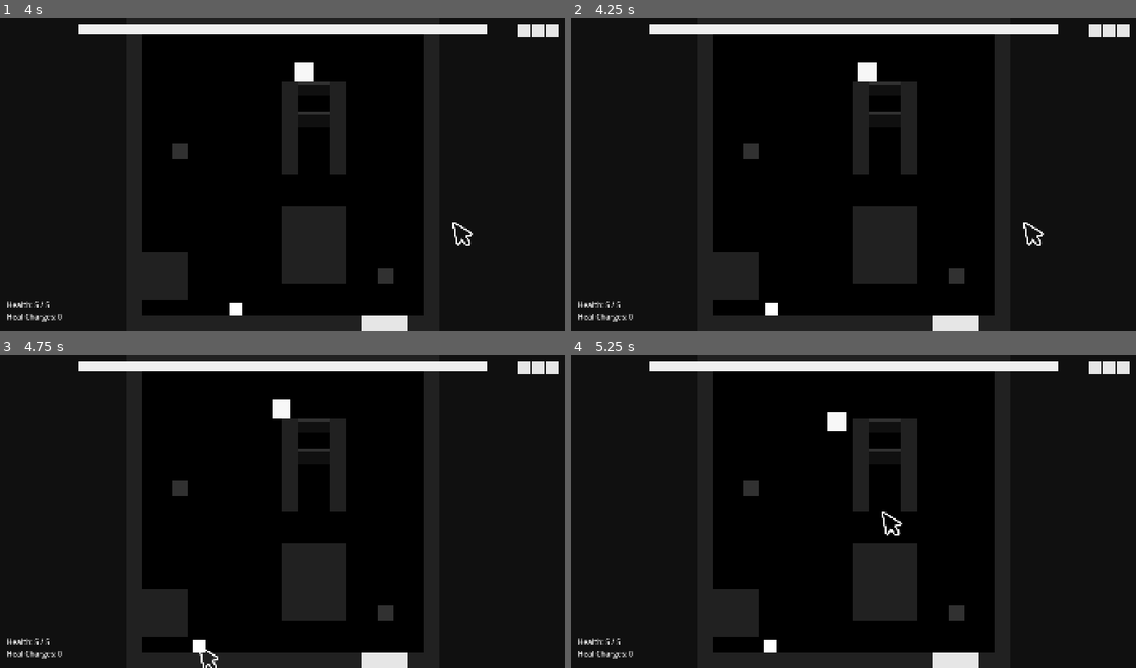
Above: before the commit, frames 1-4 (two rows, left to right).
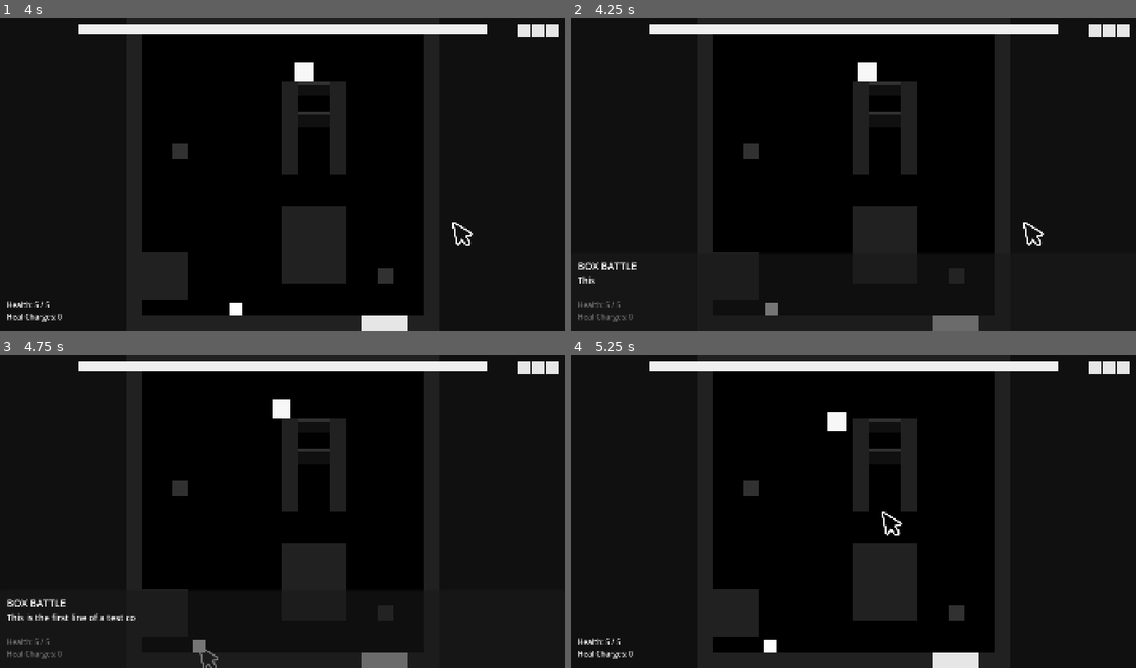
Above: after the commit, the same moments.

Repository: stevencasteel/Box-Battle
Game: Godot game, scene res://src/scenes/main/main.tscn
Two runs of this game, one before a commit and one after it. Both use one fixed random seed, a clock stepped at 60 frames per second and the inputs below. The engine's default icon, where the game draws it, is replaced by a stand-in: a white triangle on a blue panel in a dark square.
Inputs (mouse positions are in pixels of both pictures, inside the frame that each line leads up to):
- Up to frame 1 (4 s): tap Enter (ui_accept) at 0.5, 1.25 s; drag from (282, 130) to (339, 105) at 0.52 s; drag from (169, 190) to (254, 237) at 1.27 s; move the mouse to (339, 105) at 2.02 s; hold Right (ui_right) 2.03-2.75 s; hold Enter (ui_accept) 2.03-2.75 s; tap Alt at 2.1 s; drag from (254, 237) to (299, 309) at 2.77 s; move the mouse to (452, 221) at 3.52 s; hold Left (ui_left) from 3.53 s (still down); hold Enter (ui_accept) from 3.53 s (still down)
- Up to frame 2 (4.25 s): keep holding Left (ui_left); keep holding Enter (ui_accept); tap I (debug_dialogue, bound only after the commit) at 4.15 s
- Up to frame 3 (4.75 s): release Left (ui_left) at 4.25 s; release Enter (ui_accept) at 4.25 s; drag from (113, 464) to (197, 646) at 4.27 s
- Up to frame 4 (5.25 s): move the mouse to (881, 511) at 5.02 s; hold Down (ui_down) from 5.03 s (still down); hold Enter (ui_accept) from 5.03 s (still down); tap Alt at 5.1 s; click (881, 511) at 5.17 s

Frame 1 is identical in both runs. In frame 2, 0.9% of the frame differs, in the area x 1-73%, y 77-100%; in frame 3, 1.2%; in frame 4, nothing differs.

Commit message:
feat(dialogue): Implement foundational dialogue system
Implements the core architecture for the dialogue system. This includes:

- A data-driven model using `DialogueData` and `DialogueLine` custom Resources for authoring conversations.
- A `DialogueManager` autoload singleton to manage conversation state and the UI lifecycle.
- A reusable `DialogueBox` scene with a typewriter text reveal effect.
- A temporary debug trigger (I key) in the encounter scene for testing.

The system is hardened to automatically end conversations on scene transitions, ensuring robust state management.

Diff:
--- a/project.godot
+++ b/project.godot
@@ -24,6 +24,7 @@
 FXManager="*res://src/core/systems/fx_manager.gd"
 CameraManager="*res://src/core/systems/camera_manager.gd"
 CursorManager="*res://src/core/systems/cursor_manager.gd"
+DialogueManager="*res://src/core/systems/dialogue_manager.gd"
 ObjectPool="*res://src/core/systems/object_pool.gd"
 EventBus="*res://src/core/events/event_bus.gd"
 Sequencer="*res://src/core/sequencing/sequencer.gd"
@@ -107,6 +108,11 @@
 "events": [Object(InputEventKey,"resource_local_to_scene":false,"resource_name":"","device":0,"window_id":0,"alt_presse …(191 unchanged characters)…
 ]
 }
+debug_dialogue={
+"deadzone": 0.5,
+"events": [Object(InputEventKey,"resource_local_to_scene":false,"resource_name":"","device":0,"window_id":0,"alt_pressed":false,"shift_pressed":false,"ctrl_pressed":false,"meta_pressed":false,"pressed":false,"keycode":0,"physical_keycode":73,"key_label":0,"unicode":105,"location":0,"echo":false,"script":null)
+]
+}
 
 [layer_names]
 
--- a/src/core/events/event_catalog.gd
+++ b/src/core/events/event_catalog.gd
@@ -15,6 +15,9 @@
 const BOSS_DIED = "boss.died"
 const BOSS_PHASE_CHANGED = "boss.phase_changed"
 
+# --- Game State Events ---
+const SCENE_TRANSITION_STARTED = "scene.transition_started"
+
 # --- UI State Events ---
 const MENU_OPENED = "ui.menu_opened"
 const MENU_CLOSED = "ui.menu_closed"
--- a/src/core/systems/dialogue_manager.gd
+++ b/src/core/systems/dialogue_manager.gd
@@ -1,26 +1,91 @@
 # src/core/systems/dialogue_manager.gd
 ## An autoloaded singleton for managing and displaying dialogue.
 ##
-## It will be responsible for loading [DialogueData] resources and commanding
+## It is responsible for loading [DialogueData] resources and commanding
 ## a UI scene to display the conversation line by line.
 extends Node
 
-# --- Private Member Variables ---
-var _dialogue_box_instance: Control = null
-var _is_dialogue_active: bool = false
+signal conversation_started(dialogue_data)
+signal line_shown(line_index, line: DialogueLine)
+signal conversation_ended()
 
-# --- Public Methods ---
+const DialogueBoxScene = preload("res://src/ui/dialogue/dialogue_box.tscn")
+
+var _current_data: DialogueData
+var _current_index: int = -1
+var _dialogue_box_instance: DialogueBox
+var _ui_layer: CanvasLayer
+
+func _ready() -> void:
+	_ui_layer = CanvasLayer.new()
+	_ui_layer.layer = 10
+	_ui_layer.name = "DialogueUILayer"
+
+	_dialogue_box_instance = DialogueBoxScene.instantiate()
+	_dialogue_box_instance.visible = false
+
+	_ui_layer.add_child.call_deferred(_dialogue_box_instance)
+	get_tree().get_root().add_child.call_deferred(_ui_layer)
+
+	_dialogue_box_instance.advance_requested.connect(_on_dialogue_box_advance_requested)
+	_dialogue_box_instance.typing_finished.connect(_on_typing_finished)
+
+	# THE FIX: Create a lambda function that accepts the event's payload
+	# (which we ignore with '_') and calls our zero-argument function.
+	EventBus.on(EventCatalog.SCENE_TRANSITION_STARTED, func(_payload): end_conversation())
+
+## Checks if a conversation is currently active.
+func is_conversation_active() -> bool:
+	return is_instance_valid(_current_data)
 
 ## Starts a conversation using the data from a [DialogueData] resource.
-func start_conversation(_p_data: DialogueData) -> void:
-	assert(false, "DialogueManager.start_conversation() is not yet implemented.")
-	pass
+func start_conversation(data: DialogueData) -> void:
+	if not is_instance_valid(data) or data.lines.is_empty():
+		push_error("DialogueManager: Attempted to start conversation with invalid or empty data.")
+		return
 
-# TODO: Add a method to advance the dialogue (e.g., on player input).
-# func advance_dialogue() -> void:
+	end_conversation()
 
-# TODO: Add a method to properly instance and display the dialogue box UI.
-# func _show_dialogue_box() -> void:
+	_current_data = data
+	_current_index = 0
 
-# TODO: Add a method to clean up and hide the dialogue box UI.
-# func _hide_dialogue_box() -> void:
+	_dialogue_box_instance.visible = true
+	conversation_started.emit(data)
+	_show_current_line()
+
+## Ends the current conversation and hides the UI.
+func end_conversation() -> void:
+	if not is_instance_valid(_current_data): return
+
+	_dialogue_box_instance.visible = false
+	_current_data = null
+	_current_index = -1
+	conversation_ended.emit()
+
+# --- Private Methods ---
+
+func _show_current_line() -> void:
+	if not is_instance_valid(_current_data) or _current_index < 0 or _current_index >= _current_data.lines.size():
+		end_conversation()
+		return
+
+	var line = _current_data.lines[_current_index]
+	_dialogue_box_instance.display_line(line)
+	line_shown.emit(_current_index, line)
+
+func _advance_to_next_line() -> void:
+	_current_index += 1
+	if _current_index >= _current_data.lines.size():
+		end_conversation()
+	else:
+		_show_current_line()
+
+# --- Signal Handlers ---
+
+func _on_dialogue_box_advance_requested() -> void:
+	_advance_to_next_line()
+
+func _on_typing_finished() -> void:
+	var line = _current_data.lines[_current_index]
+	if line.wait_after > 0.0:
+		await get_tree().create_timer(line.wait_after).timeout
--- a/src/core/systems/scene_manager.gd
+++ b/src/core/systems/scene_manager.gd
@@ -32,7 +32,9 @@
 
 ## The core scene-switching logic.
 func _switch_to_scene(path: String) -> void:
-	# --- Perform Pre-Transition Cleanup ---
+	# --- Announce Pre-Transition Cleanup ---
+	EventBus.emit(EventCatalog.SCENE_TRANSITION_STARTED)
+
 	# 1. Call the formal teardown method on the current scene controller if it exists.
 	var current_scene = get_tree().current_scene
 	if is_instance_valid(current_scene) and current_scene.has_method("scene_exiting"):
--- a/src/data/dialogue/dialogue_data.gd
+++ b/src/data/dialogue/dialogue_data.gd
@@ -1,14 +1,8 @@
 # src/data/dialogue/dialogue_data.gd
 @tool
-## A custom Resource that holds the data for a single line of dialogue or a full conversation.
+## A custom Resource that holds the data for a full conversation.
 class_name DialogueData
 extends Resource
 
-## A container for a single line of dialogue text.
-class DialogueLine extends Resource:
-	@export var character_name: String = ""
-	@export_multiline var text: String = ""
-	# TODO: Add exports for character portraits, voice clips, etc.
-
-# --- Editor Properties ---
-@export var conversation: Array[DialogueLine] = []
+## An array of DialogueLine resources that make up the conversation.
+@export var lines: Array[DialogueLine] = []
--- /dev/null
+++ b/src/data/dialogue/dialogue_line.gd
@@ -0,0 +1,11 @@
+# src/data/dialogue/dialogue_line.gd
+@tool
+## A custom Resource holding the data for a single line of dialogue.
+class_name DialogueLine
+extends Resource
+
+@export var speaker: String = ""
+@export_multiline var text: String = ""
+@export var portrait: Texture2D
+@export var voice: AudioStream
+@export_range(0.0, 5.0, 0.1) var wait_after: float = 0.2
--- a/src/data/dialogue/test_conversation.tres
+++ b/src/data/dialogue/test_conversation.tres
@@ -1,12 +1,14 @@
-[gd_resource type="Resource" script_class="DialogueData" load_steps=3 format=3 uid="uid://dialogue_test_tres"]
+[gd_resource type="Resource" script_class="DialogueData" load_steps=4 format=3 uid="uid://ce4ka1q3xh4bd"]
 
-[ext_resource type="Script" path="res://src/data/dialogue/dialogue_data.gd" id="1_dialogue_data"]
+[ext_resource type="Script" uid="uid://duqmqwi2qjc7y" path="res://src/data/dialogue/dialogue_data.gd" id="1_dialogue_data"]
+[ext_resource type="Script" uid="uid://cxxrvo55hssvv" path="res://src/data/dialogue/dialogue_line.gd" id="2_dialogue_line"]
 
-[sub_resource type="Resource" id="DialogueLine_1" script_class="DialogueLine"]
-script = ExtResource("1_dialogue_data")
-character_name = "Narrator"
+[sub_resource type="Resource" id="DialogueLine_1"]
+script = ExtResource("2_dialogue_line")
+speaker = "BOX BATTLE"
 text = "This is the first line of a test conversation."
+wait_after = 0.2
 
 [resource]
 script = ExtResource("1_dialogue_data")
-conversation = Array[ExtResource("1_dialogue_data")]([SubResource("DialogueLine_1")])
+lines = Array[ExtResource("2_dialogue_line")]([SubResource("DialogueLine_1")])
--- a/src/scenes/game/encounter_scene.gd
+++ b/src/scenes/game/encounter_scene.gd
@@ -16,6 +16,7 @@
 var _boss_died_token: int = 0
 var _death_sequence_handle: SequenceHandle
 var _camera_shaker: CameraShaker = null
+const TestConversation = preload("res://src/data/dialogue/test_conversation.tres")
 
 # --- Debug Inspector ---
 var _inspectable_entities: Array[Node] = []
@@ -54,6 +55,14 @@
 	if Input.is_action_just_pressed("debug_toggle_overlay"):
 		if is_instance_valid(_debug_overlay):
 			_debug_overlay.visible = not _debug_overlay.visible
+
+	if Input.is_action_just_pressed("debug_dialogue"):
+		# THE FIX: Toggle the dialogue on/off.
+		if DialogueManager.is_conversation_active():
+			DialogueManager.end_conversation()
+		else:
+			DialogueManager.start_conversation(TestConversation)
+			print("VERIFICATION: Dialogue triggered.")
 
 	if Input.is_action_just_pressed("debug_cycle_target"):
 		if is_instance_valid(_debug_overlay) and _debug_overlay.visible:
@@ -135,18 +144,14 @@
 
 	_deactivate_all_minions()
 
-	# THE FIX: We no longer need to spawn the boss here. The boss already exists
-	# and has played its own dissolve effect. We just need to wait and then clean up.
-	var wait_step = WaitStep.new(); wait_step.duration = 2.0 # Give dissolve plenty of time
+	var wait_step = WaitStep.new(); wait_step.duration = 2.0
 	var death_sequence: Array[SequenceStep] = [wait_step]
 
 	_death_sequence_handle = Sequencer.run_sequence(death_sequence)
 	await _death_sequence_handle.finished
 
-	# THE FIX: Ensure the boss node is valid before queue_free.
 	if is_instance_valid(boss_node):
 		boss_node.queue_free()
 
-	# THE FIX: Ensure the sequence handle is still valid before transitioning.
 	if is_instance_valid(_death_sequence_handle):
 		SceneManager.go_to_victory()
--- a/src/ui/dialogue/dialogue_box.gd
+++ b/src/ui/dialogue/dialogue_box.gd
@@ -6,18 +6,58 @@
 class_name DialogueBox
 extends Control
 
-# TODO: Create @onready vars for Label nodes (character name, main text).
-# @onready var name_label: Label = %NameLabel
-# @onready var text_label: RichTextLabel = %TextLabel
+signal advance_requested
+signal typing_finished
+
+# --- Node References ---
+@onready var name_label: Label = %NameLabel
+@onready var text_label: RichTextLabel = %TextLabel
+
+# --- Private Member Variables ---
+var _typing_tween: Tween
+var _is_typing: bool = false
+var _typing_speed_chars_per_second: float = 60.0
+
+# --- Godot Lifecycle Methods ---
+func _unhandled_input(event: InputEvent) -> void:
+	if not visible: return
+	if event.is_action_pressed("ui_accept"):
+		get_viewport().set_input_as_handled()
+		_skip_or_advance()
 
 # --- Public Methods ---
 
 ## Displays a single line of dialogue.
-func display_line(_line_data: DialogueData.DialogueLine) -> void:
-	assert(false, "DialogueBox.display_line() is not yet implemented.")
-	pass
+func display_line(line_data: DialogueLine) -> void:
+	name_label.text = line_data.speaker
+	text_label.bbcode_enabled = true
+	text_label.text = line_data.text
+
+	if is_instance_valid(_typing_tween):
+		_typing_tween.kill()
+
+	text_label.visible_ratio = 0.0
+	_is_typing = true
+
+	var parsed_text = text_label.get_parsed_text()
+	var chars = parsed_text.length()
+	var duration = max(0.1, float(chars) / _typing_speed_chars_per_second)
+
+	_typing_tween = create_tween().set_trans(Tween.TRANS_LINEAR).set_ease(Tween.EASE_IN_OUT)
+	_typing_tween.tween_property(text_label, "visible_ratio", 1.0, duration)
+	_typing_tween.finished.connect(_on_typing_finished, CONNECT_ONE_SHOT)
 
 # --- Private Methods ---
+func _skip_or_advance() -> void:
+	if _is_typing:
+		if is_instance_valid(_typing_tween):
+			_typing_tween.kill()
+		text_label.visible_ratio = 1.0
+		_on_typing_finished()
+	else:
+		advance_requested.emit()
 
-# TODO: Implement a tween or timer-based text animation effect.
-# func _animate_text(p_full_text: String) -> void:
+func _on_typing_finished() -> void:
+	_is_typing = false
+	_typing_tween = null
+	typing_finished.emit()
Not shown, changed: docs/BRAINSTORM.txt
Not shown, changed: docs/CHANGELOG.txt
Not shown, changed: docs/TODO.txt
Not shown, changed: docs/all_godot_source_code.txt
